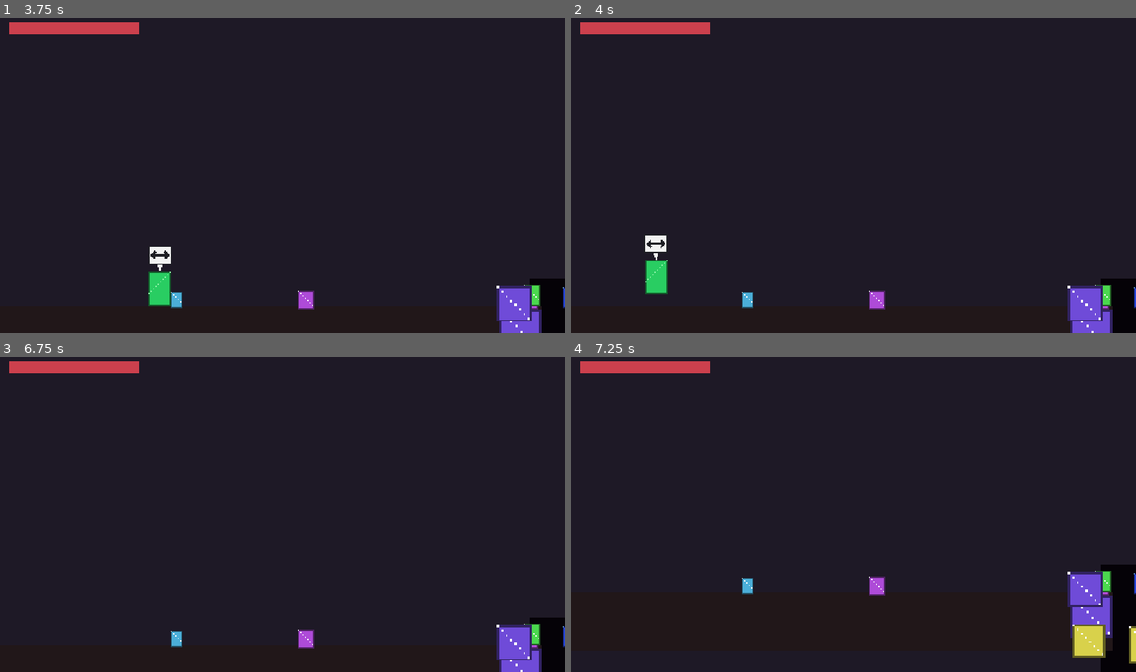
Above: before the commit, frames 1-4 (two rows, left to right).
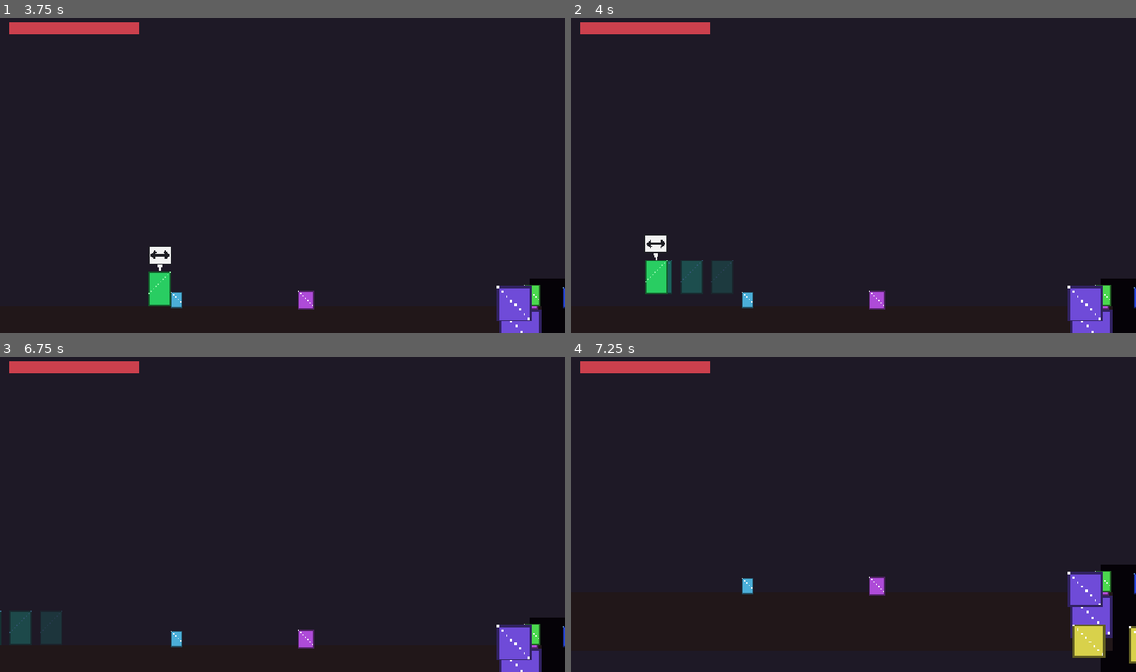
Above: after the commit, the same moments.

Repository: Eruldin/Honor-Meselesi
Game: Godot game, scene res://src/levels/ch1/Ch1.tscn
Two runs of this game, one before a commit and one after it. Both use one fixed random seed, a clock stepped at 60 frames per second and the inputs below. This scene is started directly instead of the project's main scene.
Inputs (mouse positions are in pixels of both pictures, inside the frame that each line leads up to):
- Up to frame 1 (3.75 s): tap Enter at 0.5, 3.5 s; move the mouse to (406, 159) at 0.52 s; hold D (move_right) 0.53-1.25 s; tap J (attack) at 0.6, 2.1 s; click (406, 159) at 0.67 s; tap Space (jump) at 0.77, 2 s; tap L (dash) at 0.8, 2.3 s; drag from (169, 191) to (175, 310) at 1.27 s; move the mouse to (339, 103) at 2.02 s; hold D (move_right) 2.03-2.75 s; drag from (254, 238) to (508, 310) at 2.77 s; move the mouse to (452, 222) at 3.52 s; hold A (move_left) from 3.53 s (still down); tap F (focus) at 3.6 s
- Up to frame 2 (4 s): keep holding A (move_left); tap Space (jump) at 3.77 s; tap L (dash) at 3.8 s
- Up to frame 3 (6.75 s): release A (move_left) at 4.25 s; drag from (113, 464) to (56, 634) at 4.27 s; tap Space (jump) at 5 s; move the mouse to (310, 514) at 5.02 s; hold S (move_down) 5.03-5.75 s; tap Q (form_prev) at 5.1 s; click (310, 514) at 5.17 s; tap L (dash) at 5.3 s; drag from (197, 432) to (39, 631) at 5.77 s; tap Enter at 6.5 s; move the mouse to (406, 498) at 6.52 s; hold W (move_up) from 6.53 s (still down); hold Shift from 6.53 s (still down)
- Up to frame 4 (7.25 s): keep holding W (move_up); keep holding Shift; tap Space (jump) at 6.77 s; tap L (dash) at 6.8 s

Frame 1 is identical in both runs. In frame 2, 0.8% of the frame differs, in the area x 17-29%, y 76-88%; in frame 3, 0.7%; in frame 4, nothing differs.

Commit message:
dash izi: soluk mavi hayalet kareler (HK dash afterimage)
Co-Authored-By: Devin AI <158243242+devin-ai-integration[bot]@users.noreply.github.com>

Diff:
--- a/src/player/samurai.gd
+++ b/src/player/samurai.gd
@@ -445,6 +445,34 @@
 	_flash_timer = 0.09
 
 
+## Dash sirasinda kareye kopyalanip silinen soluk goruntu (HK dash izi).
+func spawn_dash_ghost() -> void:
+	var src: CanvasItem = _anims if _anims != null else sprite
+	var ghost := Sprite2D.new()
+	if _anims != null and _anims.sprite_frames != null:
+		var tex := _anims.sprite_frames.get_frame_texture(_anims.animation, _anims.frame)
+		if tex == null:
+			return
+		ghost.texture = tex
+		ghost.flip_h = _anims.flip_h
+		ghost.offset = _anims.offset
+	elif sprite.texture != null:
+		ghost.texture = sprite.texture
+		ghost.flip_h = sprite.flip_h
+		ghost.offset = sprite.offset
+	else:
+		return
+	ghost.global_position = src.global_position
+	ghost.global_rotation = src.global_rotation
+	ghost.scale = src.global_scale
+	ghost.z_index = src.z_index - 1
+	ghost.modulate = Color(0.35, 0.8, 1.0, 0.55)
+	add_sibling(ghost)
+	var tw := ghost.create_tween()
+	tw.tween_property(ghost, "modulate:a", 0.0, 0.28)
+	tw.tween_callback(ghost.queue_free)
+
+
 # --- Vurus geri cagrilari ---
 
 func _on_attack_struck(_hurtbox: Hurtbox) -> void:
--- a/src/player/state_machine/states/locomotion.gd
+++ b/src/player/state_machine/states/locomotion.gd
@@ -80,12 +80,19 @@
 class Dash:
 	extends PlayerState
 
+	var _trail := 0.0
+
 	func enter() -> void:
 		super.enter()
 		sam.velocity.y = 0.0
 		sam.sprite_flash(Color(0.3, 0.8, 1.0))
+		_trail = 0.0
 
 	func physics_process(delta: float) -> StringName:
+		_trail -= delta
+		if _trail <= 0.0:
+			_trail = 0.055
+			sam.spawn_dash_ghost()
 		sam.velocity = Vector2(sam.dash_dir * sam.tuning.dash_speed, 0.0)
 		if t >= sam.tuning.dash_time:
 			sam.dash_cooldown = sam.tuning.dash_cooldown
